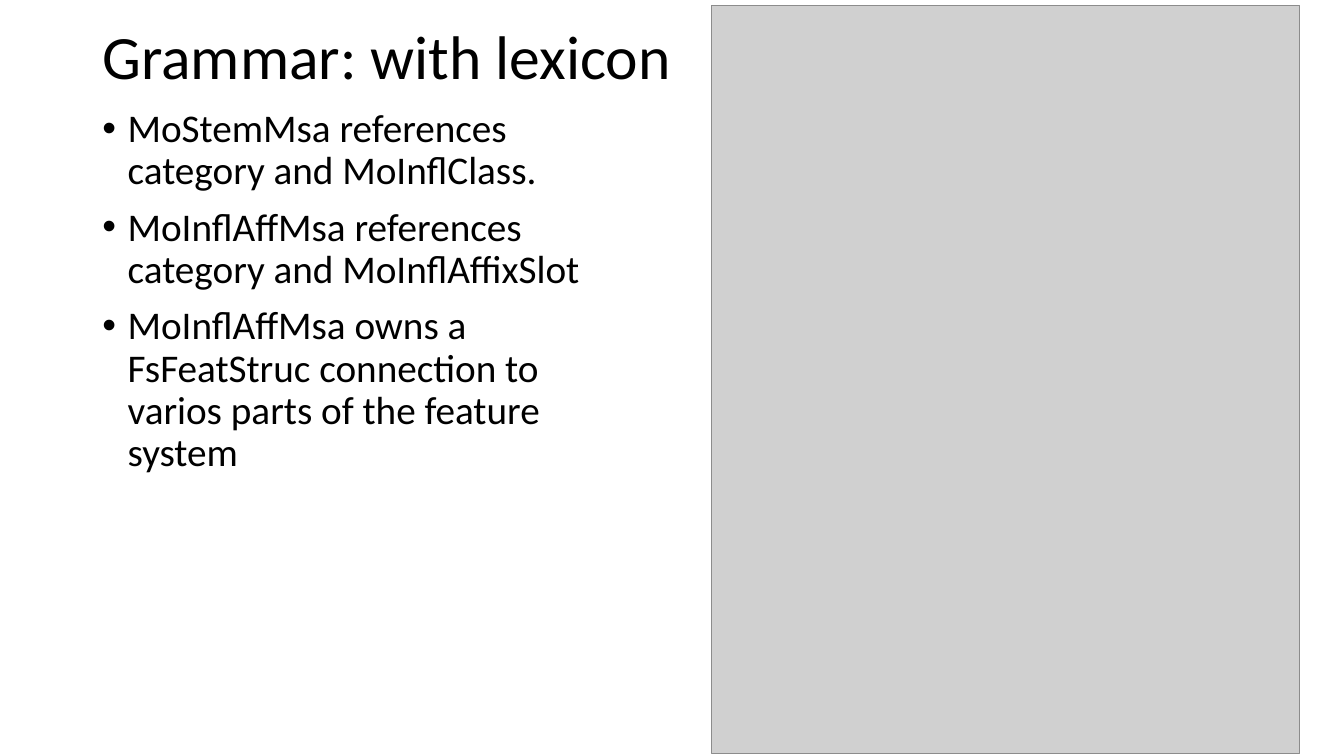
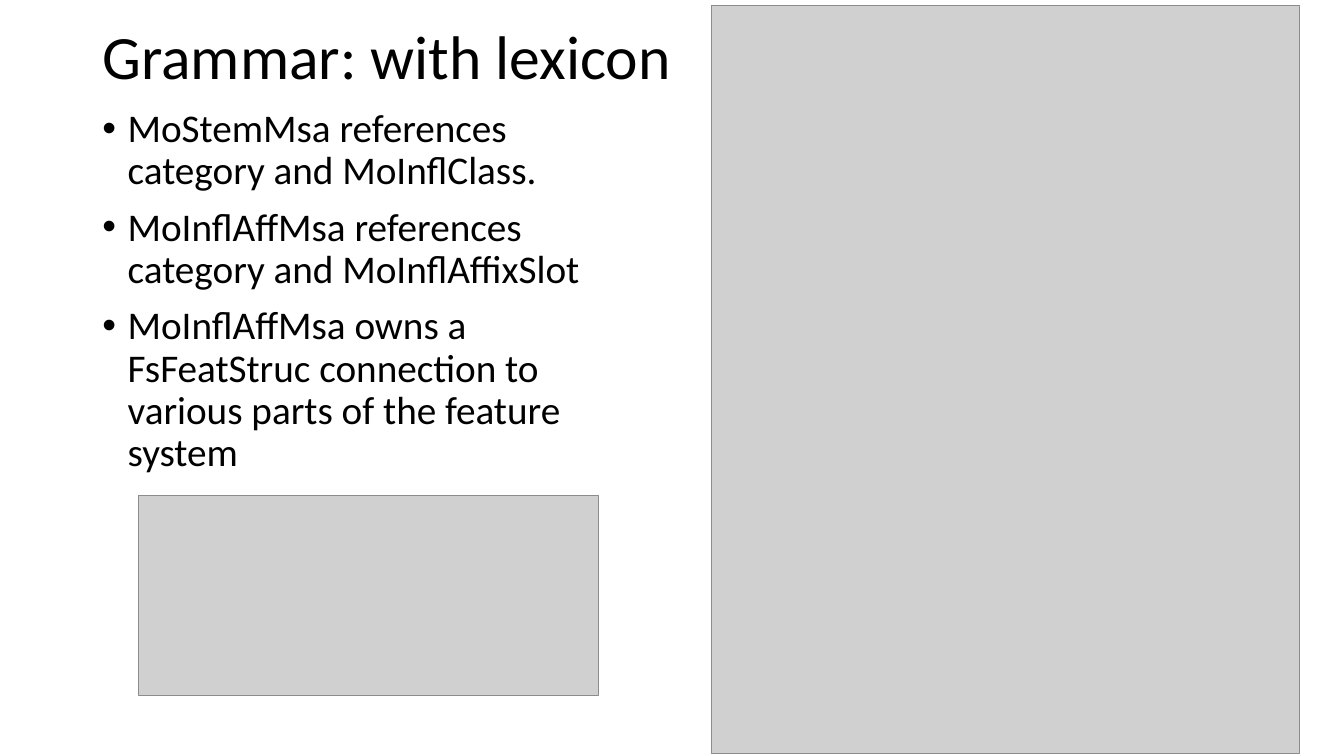
Before and after one commit to sillsdev/FwDocumentation, a slide deck: slide 7 of HelpResourcesSources/TechnicalNotes/FLEx 9.1 Conceptual Model - Grammar and interlinear model.pptx. Drawn at 1344x756 pixels with LibreOffice and Linux fonts; fonts in the diff are those of the drawing; grey boxes stand for pictures. Boxes give left, top, right and bottom in pixels: in the first picture for what was removed or moved away, otherwise in the second. Text is boxed around its words. In the diff, an @@ line names an element or a change of style, - is before the commit and + after.

```diff
--- a/HelpResourcesSources/TechnicalNotes/FLEx 9.1 Conceptual Model - Grammar and interlinear model.pptx
+++ b/HelpResourcesSources/TechnicalNotes/FLEx 9.1 Conceptual Model - Grammar and interlinear model.pptx
@@ text at [128,312,560,473]: text changed @@
-• MoInflAffMsa owns a FsFeatStruc connection to varios parts of the feature system
+• MoInflAffMsa owns a FsFeatStruc connection to various parts of the feature system
@@ picture added at [139,495,599,695] @@
```
Also in this commit, not shown: 5 other slides changed, 5 other files.
